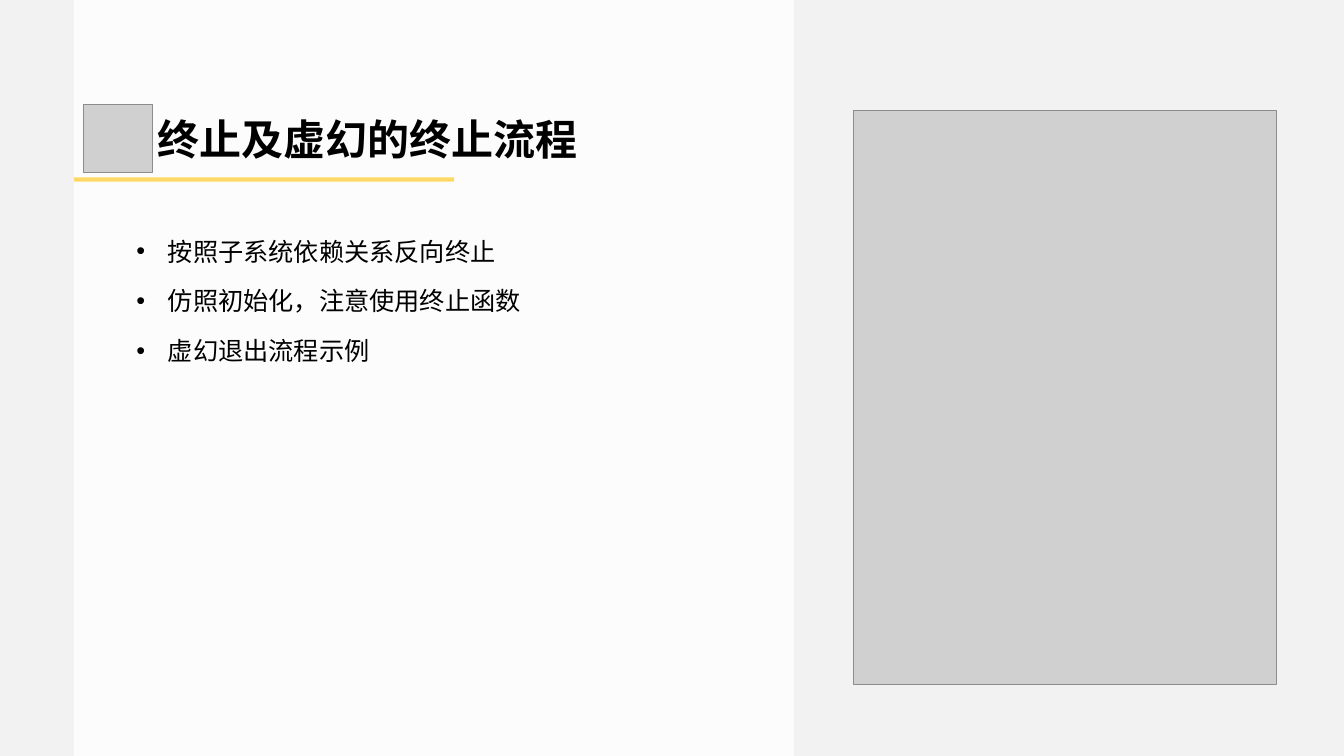
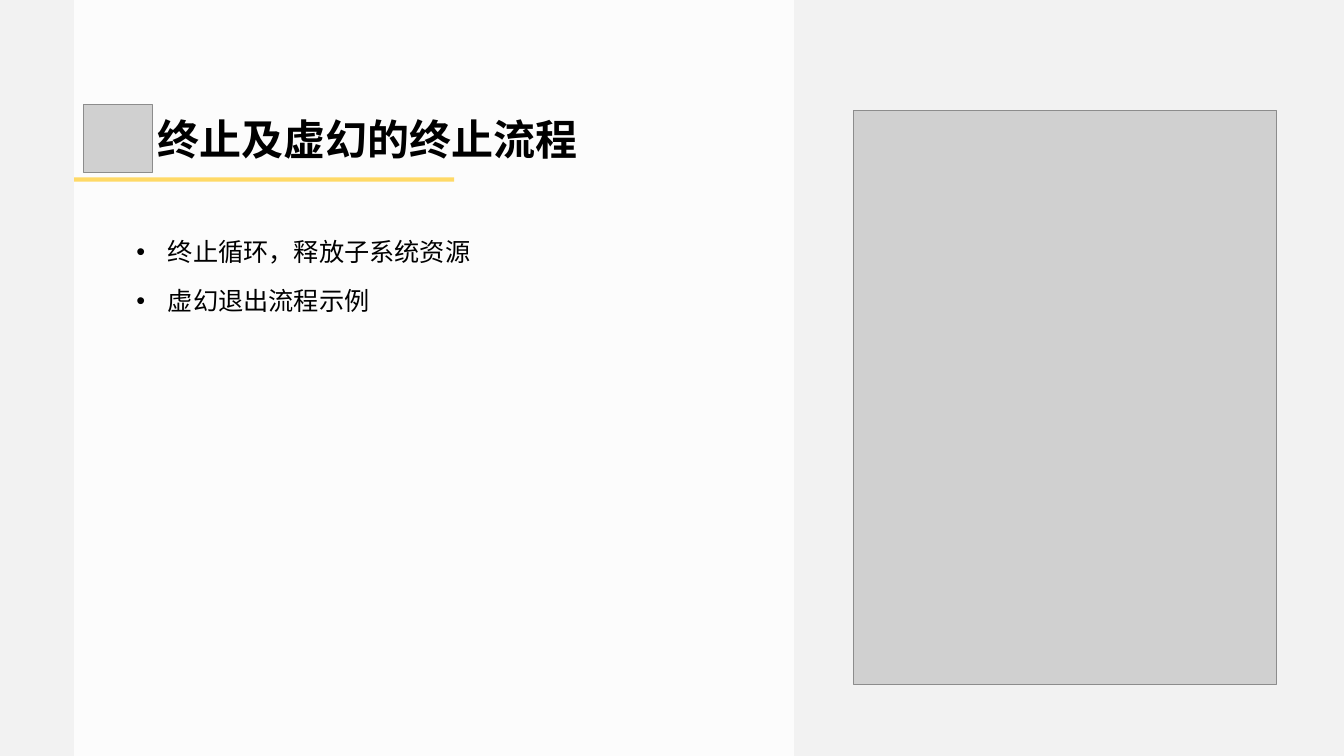
Before and after one commit to doomlover/KSGameEngineTutorials, a slide deck: slide 17 of PPTs/04.引擎基础概念与底层实用系统.pptx (slide 25 before the commit). Drawn at 1344x756 pixels with LibreOffice and Linux fonts; fonts in the diff are those of the drawing; grey boxes stand for pictures. Boxes give left, top, right and bottom in pixels: in the first picture for what was removed or moved away, otherwise in the second. Text is boxed around its words. In the diff, an @@ line names an element or a change of style, - is before the commit and + after.

```diff
--- a/PPTs/04.引擎基础概念与底层实用系统.pptx
+++ b/PPTs/04.引擎基础概念与底层实用系统.pptx
@@ text at (168,240,470,264): text changed; font Arial to Noto Sans CJK SC @@
-• 按照子系统依赖关系反向终止
-• 仿照初始化，注意使用终止函数
+• 终止循环，释放子系统资源
@@ text at (168,288,370,312): font Arial to Noto Sans CJK SC in "虚幻退出流程示例" @@
```
Also in this commit, not shown: 13 other slides changed, 6 slides added, 9 slides removed.
